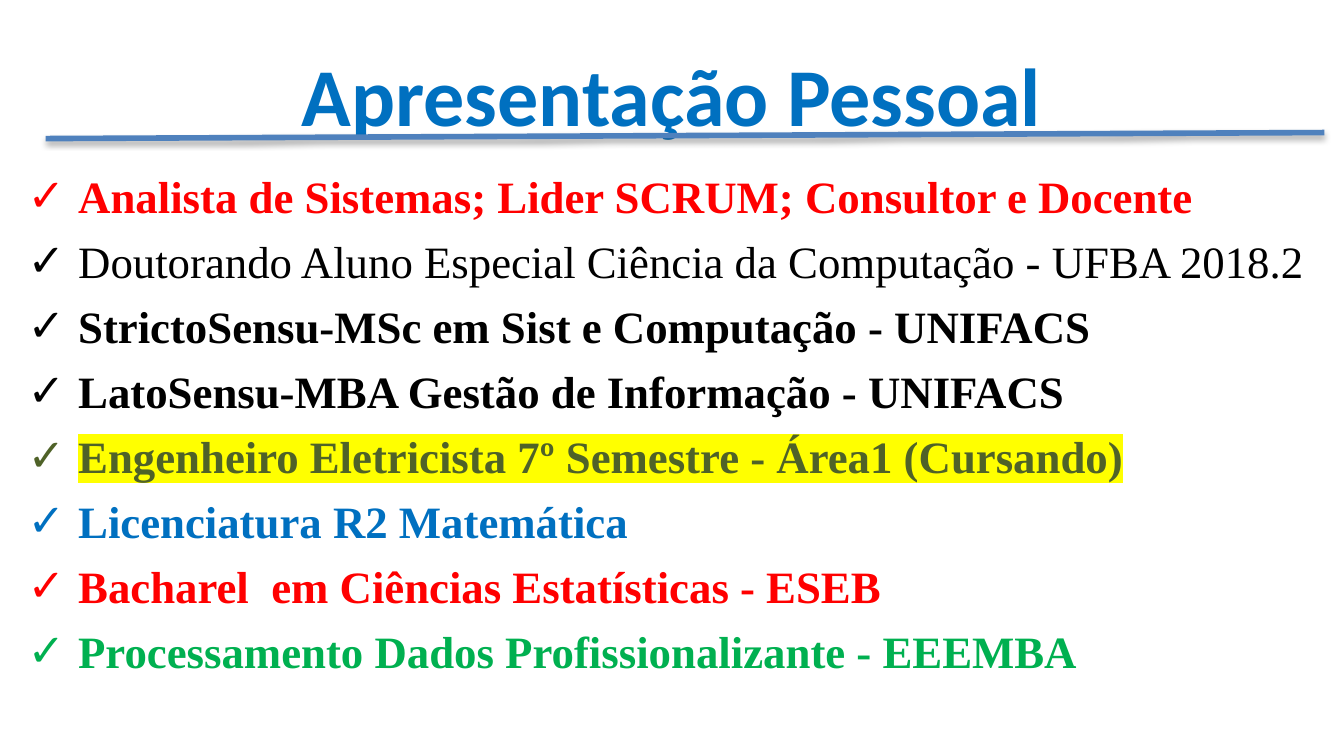
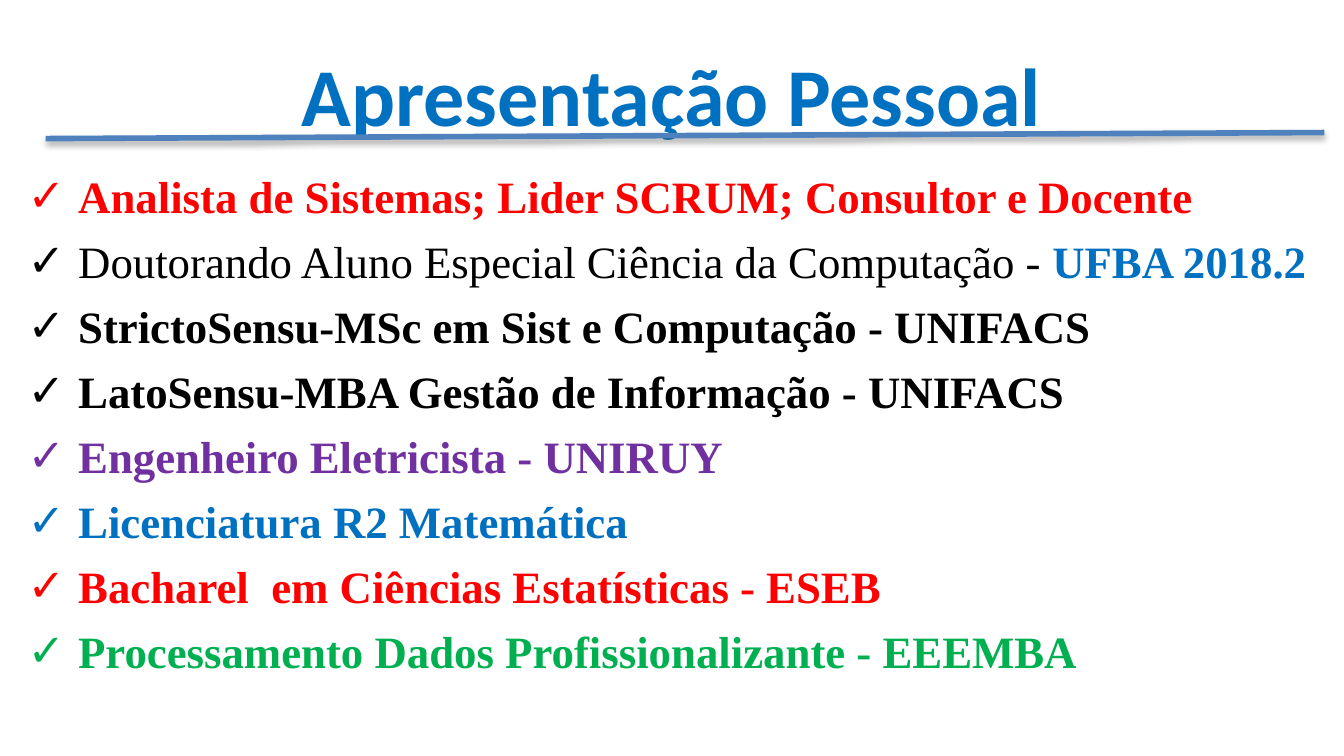
Before and after one commit to CloudEducationBrazil/WydenSistemaOperacioanal, a slide deck: slide 3 of Apresentação - Sistema Operacional.pptx. Drawn at 1344x756 pixels with LibreOffice and Linux fonts; fonts in the diff are those of the drawing; background and template pictures are left out. Boxes give left, top, right and bottom in pixels: in the first picture for what was removed or moved away, otherwise in the second. Text is boxed around its words. In the diff, an @@ line names an element or a change of style, - is before the commit and + after.

```diff
--- a/Apresentação - Sistema Operacional.pptx
+++ b/Apresentação - Sistema Operacional.pptx
@@ text at [78, 246, 1306, 288]: text colour #000000 to #0070C0, bold on in "UFBA 2018.2" @@
@@ text at [78, 442, 723, 483]: text changed; text colour #4F6228 to #7030A0 @@
-✓ Engenheiro Eletricista 7º Semestre - Área1 (Cursando)
+✓ Engenheiro Eletricista - UNIRUY
```
Also in this commit, not shown: 2 other slides changed.
